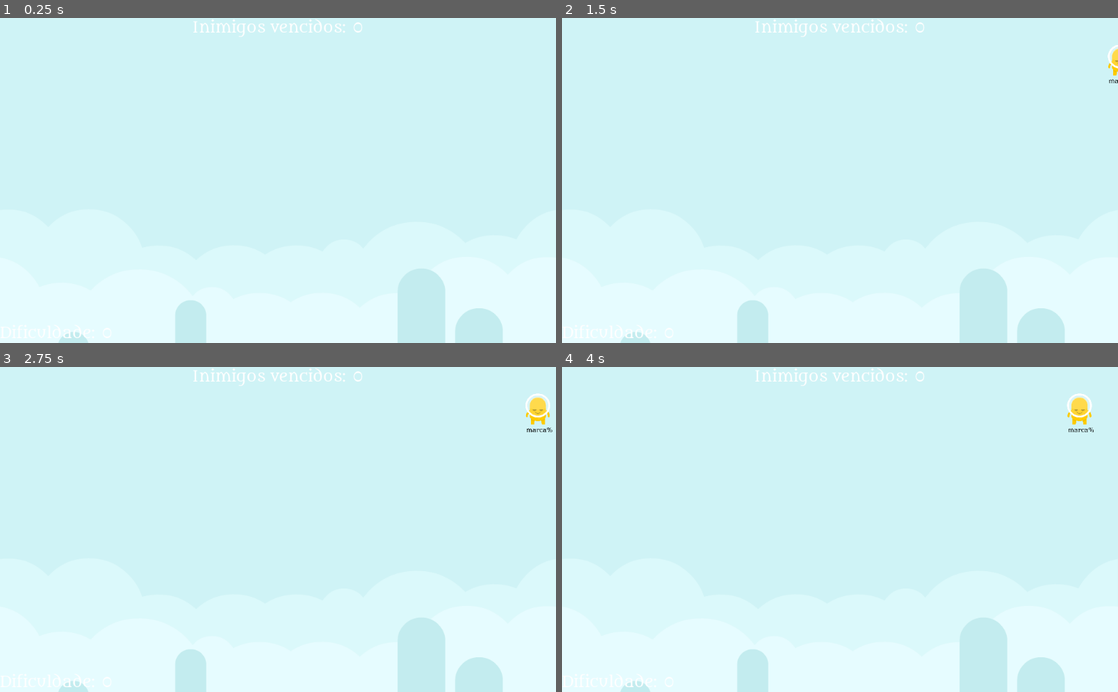
Above: before the commit, frames 1-4 (two rows, left to right).
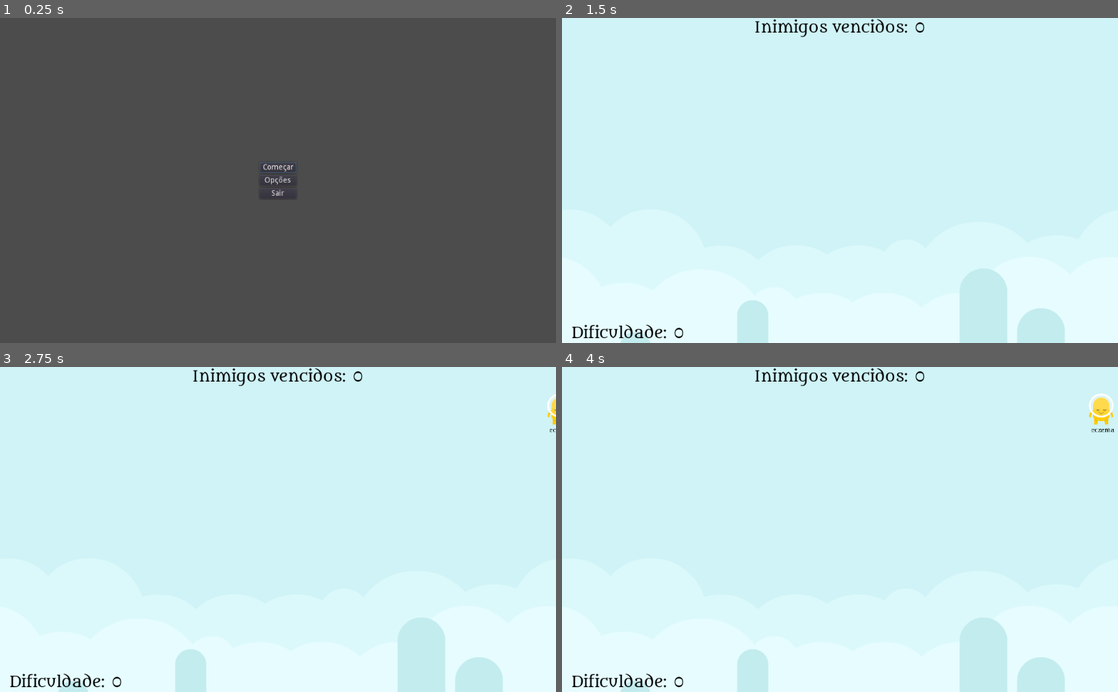
Above: after the commit, the same moments.

Repository: mariabergamin18/elite-penman-godotgame
Game: Godot game, scene res://Menu.tscn
Two runs of this game, one before a commit and one after it. Both use one fixed random seed, a clock stepped at 60 frames per second and the inputs below. Before the commit the project starts from res://Main.tscn.
Inputs (mouse positions are in pixels of both pictures, inside the frame that each line leads up to):
- Up to frame 1 (0.25 s): no input
- Up to frame 2 (1.5 s): click (840, 180) at 0.5 s, where only the run after the commit has a clickable "Opções"; click (840, 167) at 1.25 s, where only the run after the commit has a clickable "Começar"
- Up to frame 3 (2.75 s): tap Enter at 2 s
- Up to frame 4 (4 s): no input

The runs differ from the first frame. In frame 1, 100% of the frame differs, in the area x 0-100%, y 0-100%; in frame 2, 0.9%; in frame 3, 1.2%; in frame 4, 1.4%.

Commit message:
Adding menu

Diff:
--- a/Documents/github/elite-penman-godotgame/Main.gd
+++ b/Documents/github/elite-penman-godotgame/Main.gd
@@ -68,7 +68,13 @@
 	enemy_container.add_child(enemy_instance)
 	enemy_instance.set_difficulty(difficulty)
 
-func _on_DifficultyTimer_timeout():
+func _on_DifficultyTimer_timeout() -> void:
+	if difficulty >= 20:
+		difficulty_timer.stop()
+		difficulty = 20
+		return
+
+
 	difficulty += 1
 	GlobalSignals.emit_signal("difficulty_increased", difficulty)
 	print("Difficulty increased to %d " % difficulty)
@@ -98,6 +104,8 @@
 	game_over_screen.hide()
 	difficulty = 0
 	enemies_killed = 0
+	difficulty_value.text = str(0)
+	killed_value.text = str(0)
 	randomize()
 	spawn_timer.start()
 	difficulty_timer.start()
--- a/Documents/github/elite-penman-godotgame/Main.tscn
+++ b/Documents/github/elite-penman-godotgame/Main.tscn
@@ -73,6 +73,7 @@
 margin_top = 7.0
 margin_right = 1017.0
 margin_bottom = 593.0
+mouse_filter = 1
 
 [node name="VBoxContainer" type="VBoxContainer" parent="CanvasLayer/GameOVerScreen/CenterContainer"]
 margin_left = 362.0
@@ -84,19 +85,20 @@
 [node name="Label" type="Label" parent="CanvasLayer/GameOVerScreen/CenterContainer/VBoxContainer"]
 margin_right = 285.0
 margin_bottom = 46.0
-custom_fonts/font = SubResource( 3 )
+custom_fonts/font = SubResource( 1 )
 text = "GAME OVER ;("
 
 [node name="RestartButton" type="Button" parent="CanvasLayer/GameOVerScreen/CenterContainer/VBoxContainer"]
 margin_top = 96.0
 margin_right = 285.0
 margin_bottom = 138.0
-custom_fonts/font = SubResource( 4 )
+custom_fonts/font = SubResource( 2 )
 text = "REINICIAR"
 
 [node name="VBoxContainer" type="VBoxContainer" parent="CanvasLayer"]
 anchor_right = 1.0
 anchor_bottom = 1.0
+mouse_filter = 2
 __meta__ = {
 "_edit_use_anchors_": false
 }
@@ -104,6 +106,7 @@
 [node name="TopRow2" type="CenterContainer" parent="CanvasLayer/VBoxContainer"]
 margin_right = 1024.0
 margin_bottom = 36.0
+mouse_filter = 2
 
 [node name="TopRow" type="HBoxContainer" parent="CanvasLayer/VBoxContainer/TopRow2"]
 margin_left = 354.0
@@ -113,49 +116,56 @@
 [node name="EnemiesKilledLabel" type="Label" parent="CanvasLayer/VBoxContainer/TopRow2/TopRow"]
 margin_right = 292.0
 margin_bottom = 36.0
-custom_fonts/font = SubResource( 1 )
+custom_fonts/font = SubResource( 3 )
+custom_colors/font_color = Color( 0, 0, 0, 1 )
 text = "Inimigos vencidos: "
 
 [node name="EnemiesKilledValue" type="Label" parent="CanvasLayer/VBoxContainer/TopRow2/TopRow"]
 margin_left = 296.0
 margin_right = 315.0
 margin_bottom = 36.0
-custom_fonts/font = SubResource( 1 )
+custom_fonts/font = SubResource( 3 )
+custom_colors/font_color = Color( 0, 0, 0, 1 )
 text = "0"
 
 [node name="MiddleRow" type="HBoxContainer" parent="CanvasLayer/VBoxContainer"]
 margin_top = 40.0
 margin_right = 1024.0
 margin_bottom = 560.0
+mouse_filter = 2
 size_flags_vertical = 3
 
 [node name="BottomRow" type="HBoxContainer" parent="CanvasLayer/VBoxContainer"]
 margin_top = 564.0
 margin_right = 1024.0
 margin_bottom = 600.0
+mouse_filter = 2
 
 [node name="HBoxContainer" type="HBoxContainer" parent="CanvasLayer/VBoxContainer/BottomRow"]
-margin_right = 207.0
+margin_right = 225.0
 margin_bottom = 36.0
+mouse_filter = 2
 
 [node name="DifficultyLabel" type="Label" parent="CanvasLayer/VBoxContainer/BottomRow/HBoxContainer"]
-margin_right = 184.0
+margin_right = 202.0
 margin_bottom = 36.0
-custom_fonts/font = SubResource( 1 )
-text = "Dificuldade: "
+custom_fonts/font = SubResource( 3 )
+custom_colors/font_color = Color( 0, 0, 0, 1 )
+text = "  Dificuldade: "
 
 [node name="DifficultyValue" type="Label" parent="CanvasLayer/VBoxContainer/BottomRow/HBoxContainer"]
-margin_left = 188.0
-margin_right = 207.0
+margin_left = 206.0
+margin_right = 225.0
 margin_bottom = 36.0
-custom_fonts/font = SubResource( 1 )
+custom_fonts/font = SubResource( 3 )
+custom_colors/font_color = Color( 0, 0, 0, 1 )
 text = "0"
 
 [node name="LoseArea" type="Area2D" parent="."]
 
 [node name="CollisionShape2D" type="CollisionShape2D" parent="LoseArea"]
 position = Vector2( -10.4281, 331.87 )
-shape = SubResource( 2 )
+shape = SubResource( 4 )
 [connection signal="timeout" from="SpawnTimer" to="." method="_on_SpawnTimer_timeout"]
 [connection signal="timeout" from="DifficultyTimer" to="." method="_on_DifficultyTimer_timeout"]
 [connection signal="pressed" from="CanvasLayer/GameOVerScreen/CenterContainer/VBoxContainer/RestartButton" to="." method="_on_RestartButton_pressed"]
--- /dev/null
+++ b/Documents/github/elite-penman-godotgame/Menu.gd
@@ -0,0 +1,21 @@
+extends Control
+
+func _ready():
+	$VBoxContainer/StartButton.grab_focus()
+
+
+# Called every frame. 'delta' is the elapsed time since the previous frame.
+#func _process(delta):
+#	pass
+
+
+func _on_StartButton_pressed():
+	get_tree().change_scene("res://Main.tscn")
+
+
+func _on_OptionButton_pressed():
+	pass # Replace with function body.
+
+
+func _on_QuitButton_pressed():
+	get_tree().quit()
--- /dev/null
+++ b/Documents/github/elite-penman-godotgame/Menu.tscn
@@ -0,0 +1,44 @@
+[gd_scene load_steps=2 format=2]
+
+[ext_resource path="res://Menu.gd" type="Script" id=1]
+
+[node name="Menu" type="Control"]
+anchor_right = 1.0
+anchor_bottom = 1.0
+script = ExtResource( 1 )
+__meta__ = {
+"_edit_use_anchors_": false
+}
+
+[node name="VBoxContainer" type="VBoxContainer" parent="."]
+anchor_left = 0.5
+anchor_top = 0.5
+anchor_right = 0.5
+anchor_bottom = 0.5
+margin_left = -34.0
+margin_top = -34.0
+margin_right = 34.0
+margin_bottom = 34.0
+__meta__ = {
+"_edit_use_anchors_": false
+}
+
+[node name="StartButton" type="Button" parent="VBoxContainer"]
+margin_right = 68.0
+margin_bottom = 20.0
+text = "Começar"
+
+[node name="OptionButton" type="Button" parent="VBoxContainer"]
+margin_top = 24.0
+margin_right = 68.0
+margin_bottom = 44.0
+text = "Opções"
+
+[node name="QuitButton" type="Button" parent="VBoxContainer"]
+margin_top = 48.0
+margin_right = 68.0
+margin_bottom = 68.0
+text = "Sair"
+[connection signal="pressed" from="VBoxContainer/StartButton" to="." method="_on_StartButton_pressed"]
+[connection signal="pressed" from="VBoxContainer/OptionButton" to="." method="_on_OptionButton_pressed"]
+[connection signal="pressed" from="VBoxContainer/QuitButton" to="." method="_on_QuitButton_pressed"]
--- a/Documents/github/elite-penman-godotgame/PromptList.gd
+++ b/Documents/github/elite-penman-godotgame/PromptList.gd
@@ -1,71 +1,71 @@
 extends Node2D
 
 var words = [
-'luz',
-'bola',
-'pedra',
-'areia',
-'rio',
-'lobo',
-'papel',
-'salto',
-'trapo',
-'tigre',
-'mato',
-'cobra',
-'bicho',
-'pente',
-'linha',
-'noite',
-'fundo',
-'signo',
-'verde',
-'marca',
-'telha',
-'copos',
-'cesto',
-'sabao',
-'faca',
-'prato',
-'moeda',
-'piano',
-'tecla',
-'tinta',
-'treno',
-'corda',
-'banco',
-'festa',
-'calma',
-'rato',
-'livre',
-'pasta',
-'barco',
-'mundo',
-'norte',
-'sul',
-'oeste',
-'leste',
-'campo',
-'folha',
-'gelo',
-'casca',
-'cinto',
-'baixa'
+'psicose',
+'gnostico',
+'mnemonico',
+'ptolemeu',
+'xilofone',
+'circuito',
+'hemorragia',
+'pneumonia',
+'despeito',
+'desjejum',
+'subtrair',
+'prurido',
+'quimera',
+'tsunami',
+'rixoso',
+'exegese',
+'diptero',
+'hipfose',
+'rinite',
+'eczema',
+'pleonasmo',
+'gnomo',
+'criptico',
+'jiboia',
+'xaxado',
+'xerox',
+'paradoxo',
+'bulimia',
+'malograr',
+'tenente',
+'legivel',
+'obice',
+'obstetra',
+'obsesso',
+'pratico',
+'transe',
+'sintese',
+'detrito',
+'miopia',
+'juris',
+'quociente',
+'sucinto',
+'deduzir',
+'complexo',
+'explicito',
+'estrategia',
+'paralelo',
+'hibrido',
+'condiz',
+'obvio'
 ]
 
-var special_characters = [
-'!',
-'@',
-'#',
-'%',
-'*'
-]
+#var special_characters = [
+#'!',
+#'@',
+#'#',
+#'%',
+#'*'
+#]
 
 func get_prompt() -> String:
 	var word_index = randi() % words.size()
-	var special_index = randi() % special_characters.size()
+	#var special_index = randi() % special_characters.size()
 
 	var word = words[word_index]
-	var special_character = special_characters[special_index]
+	#var special_character = special_characters[special_index]
 
-	return word + special_character
+	return word #+ special_character
--- a/Documents/github/elite-penman-godotgame/project.godot
+++ b/Documents/github/elite-penman-godotgame/project.godot
@@ -16,7 +16,7 @@
 [application]
 
 config/name="Elite_Penman"
-run/main_scene="res://Main.tscn"
+run/main_scene="res://Menu.tscn"
 config/icon="res://icon.png"
 
 [autoload]
Not shown: 1 places in Documents/github/elite-penman-godotgame/Main.tscn that only renumber resources
